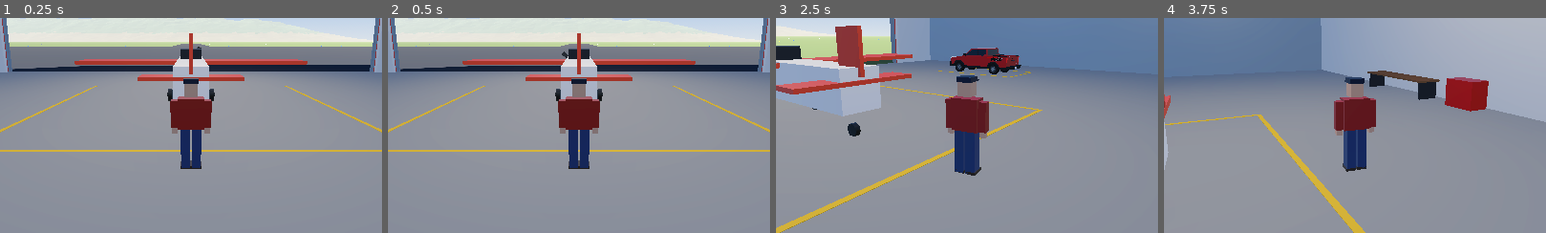
Above: before the commit, frames 1-4 (left to right).
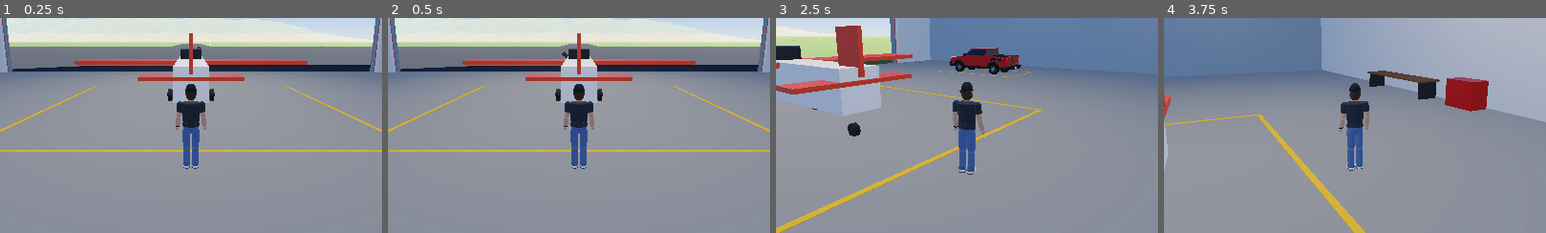
Above: after the commit, the same moments.

Repository: CrowderSoup/joyride
Game: Godot game, scene res://scenes/main.tscn
The game is run twice, just before and just after one commit, with the same random seed, the same clock (stepped at 60 frames per second) and the same inputs.
Inputs (mouse positions are % of the whole screen's width and height, from its top left):
- Up to frame 1 (0.25 s): no input
- Up to frame 2 (0.5 s): no input
- Up to frame 3 (2.5 s): tap Enter at 0.5 s; drag from (90, 18) to (60, 28) at 0.52 s; tap R (reset_vehicle) at 1.25, 2 s; drag from (30, 55) to (45, 70) at 1.27 s; move the mouse to (60, 28) at 2.02 s; hold D (steer_right) from 2.03 s (still down); hold Shift (sprint) from 2.03 s (still down)
- Up to frame 4 (3.75 s): release D (steer_right) at 2.75 s; release Shift (sprint) at 2.75 s; drag from (45, 70) to (20, 35) at 2.77 s; move the mouse to (80, 65) at 3.52 s; hold A (steer_left) from 3.53 s (still down); hold F (interact) from 3.53 s (still down)
The pictures show only the part of the screen within x 25-75%, y 30-80%; the shares and areas given below are measured in that part.

The runs differ from the first frame. In frame 1, 2.9% of the frame differs, in the area x 44-56%, y 28-71%; in frame 2, 2.9%; in frame 3, 3.6%, in the area x 44-56%, y 26-74%; in frame 4, 3.2%.

Commit message:
Rebuild the on-foot character: rounded, jointed, and dressed like a normal dude
- Smooth primitive body with hips, knees, shoulders and elbows instead of boxes.
- Separate walk and run gaits: forward lean, pumping arms, longer strides, bounce;
  camera pulls back a little while running.
- Walk 3.5 -> 4.5 m/s, run 7.5 -> 9 m/s (hold Shift).
- Outfit: charcoal tee, light-wash jeans, white sneakers, backwards snapback,
  sunglasses, beard.

Co-Authored-By: Claude Opus 5.5 <noreply@anthropic.com>

Diff:
--- a/scripts/player/walker.gd
+++ b/scripts/player/walker.gd
@@ -1,13 +1,16 @@
 class_name Walker
 extends CharacterBody3D
 ## You, on foot. Walk up to a vehicle and hop in. Same tank-style controls as driving:
-## W/S forward/back, A/D turn, so the chase camera just works.
+## W/S forward/back, A/D turn, so the chase camera just works. Hold Shift to run.
+## The body is built from smooth primitives with jointed limbs (hips, knees, shoulders,
+## elbows) so walking and running read as different gaits.
 
 const GRAVITY := 25.0
+const HIP_Y := 0.95
 
 var display_name := "On foot"
-var walk_speed := 3.5
-var run_speed := 7.5
+var walk_speed := 4.5
+var run_speed := 9.0
 var turn_rate := 3.2
 var jump_speed := 7.0
 var camera_distance := 6.5
@@ -18,8 +21,14 @@
 var shape := CapsuleShape3D.new()
 var _speed := 0.0
 var _phase := 0.0
-var _legs: Array[Node3D] = []
-var _arms: Array[Node3D] = []
+var _run := 0.0     # 0 = walking gait, 1 = running gait (blended)
+var _hips: Node3D   # bobs; carries the legs and torso
+var _torso: Node3D  # leans into a run
+var _legs: Array[Node3D] = []    # hip joints
+var _knees: Array[Node3D] = []
+var _arms: Array[Node3D] = []    # shoulder joints
+var _elbows: Array[Node3D] = []
+var _mats := {}  # one material per color
 
 
 func _init() -> void:
@@ -30,28 +39,7 @@
 	col.position = Vector3(0, 0.9, 0)
 	add_child(col)
 	add_child(visual)
-
-	var denim := Color(0.2, 0.26, 0.4)
-	var flannel := Color(0.6, 0.15, 0.12)
-	var skin := Color(0.85, 0.66, 0.52)
-	for sx in [-1.0, 1.0]:
-		var hip := Node3D.new()
-		hip.position = Vector3(sx * 0.12, 0.95, 0)
-		visual.add_child(hip)
-		Parts.box(hip, Vector3(0.2, 0.9, 0.24), denim, Vector3(0, -0.45, 0))
-		Parts.box(hip, Vector3(0.22, 0.1, 0.32), Color(0.25, 0.18, 0.12), Vector3(0, -0.9, -0.04))
-		_legs.append(hip)
-		var shoulder := Node3D.new()
-		shoulder.position = Vector3(sx * 0.36, 1.56, 0)
-		visual.add_child(shoulder)
-		Parts.box(shoulder, Vector3(0.16, 0.6, 0.18), flannel, Vector3(0, -0.3, 0))
-		Parts.box(shoulder, Vector3(0.12, 0.12, 0.12), skin, Vector3(0, -0.66, 0))
-		_arms.append(shoulder)
-	Parts.box(visual, Vector3(0.56, 0.66, 0.3), flannel, Vector3(0, 1.28, 0))
-	Parts.box(visual, Vector3(0.28, 0.3, 0.28), skin, Vector3(0, 1.8, 0))
-	# Ball cap, brim forward (-Z).
-	Parts.box(visual, Vector3(0.31, 0.1, 0.31), Color(0.1, 0.12, 0.2), Vector3(0, 1.98, 0))
-	Parts.box(visual, Vector3(0.28, 0.03, 0.16), Color(0.1, 0.12, 0.2), Vector3(0, 1.94, -0.21))
+	_build_body()
 
 
 func get_speed() -> float:
@@ -74,7 +62,7 @@
 	if active:
 		move = Input.get_axis("move_back", "move_forward")
 		turn = Input.get_axis("steer_right", "steer_left")
-		running = Input.is_action_pressed("sprint")
+		running = Input.is_action_pressed("sprint") and move > 0.0
 		if is_on_floor() and Input.is_action_just_pressed("jump"):
 			velocity.y = jump_speed
 
@@ -82,21 +70,168 @@
 	var target := move * (run_speed if running else walk_speed)
 	if move < 0.0:
 		target *= 0.6  # backpedaling is slower
-	_speed = move_toward(_speed, target, 25.0 * delta)
+	_speed = move_toward(_speed, target, 20.0 * delta)
 	var fwd := -global_basis.z
 	velocity.x = fwd.x * _speed
 	velocity.z = fwd.z * _speed
 	if not is_on_floor():
 		velocity.y -= GRAVITY * delta
 	move_and_slide()
-
-	# Swing arms and legs in step with how fast we're going.
+	_animate(delta)
+
+
+func _animate(delta: float) -> void:
 	var pace := absf(_speed)
-	_phase += pace * delta * 2.4
-	var swing := sin(_phase) * clampf(pace / 4.0, 0.0, 1.0) * 0.7
-	if not is_on_floor():
-		swing = 0.4
-	_legs[0].rotation.x = swing
-	_legs[1].rotation.x = -swing
-	_arms[0].rotation.x = -swing * 0.8
-	_arms[1].rotation.x = swing * 0.8
+	var moving := clampf(pace / 2.0, 0.0, 1.0)
+	_run = move_toward(_run, clampf((pace - walk_speed) / (run_speed - walk_speed), 0.0, 1.0), 3.0 * delta)
+	# One full cycle = two steps. Longer strides when running, so cadence doesn't go silly.
+	var stride := lerpf(2.4, 3.6, _run)
+	_phase = fmod(_phase + TAU * _speed / stride * delta, TAU)
+
+	var leg_amp := lerpf(0.45, 0.85, _run) * moving
+	var knee_amp := lerpf(0.6, 1.5, _run) * moving
+	var arm_amp := lerpf(0.35, 0.9, _run) * moving
+	var elbow := lerpf(0.25, 1.4, _run * moving) + 0.1
+	var airborne := not is_on_floor()
+
+	for side in 2:
+		var p := _phase + PI * side
+		var swing := sin(p) * leg_amp
+		# Knee folds while that leg swings forward, straightens as it plants.
+		var fold := maxf(0.0, cos(p)) * knee_amp + 0.05
+		if airborne:
+			swing = 0.5 if side == 0 else -0.2
+			fold = 1.0 if side == 0 else 0.4
+		_legs[side].rotation.x = swing
+		_knees[side].rotation.x = -fold
+		_arms[side].rotation.x = -sin(p) * arm_amp if not airborne else -0.6
+		_arms[side].rotation.z = (0.12 + 0.08 * _run) * (-1.0 if side == 0 else 1.0)  # a bit away from the body
+		_elbows[side].rotation.x = elbow if not airborne else 1.2
+
+	# Bounce twice per cycle, lean into a run, and a little hip sway when walking.
+	var bob := absf(cos(_phase)) * lerpf(0.03, 0.07, _run) * moving
+	_hips.position.y = HIP_Y + bob - 0.04 * moving
+	_hips.rotation.y = sin(_phase) * 0.08 * moving * (1.0 - _run)
+	_torso.rotation.x = lerpf(_torso.rotation.x, -lerpf(0.03, 0.22, _run) * moving, 1.0 - exp(-8.0 * delta))
+	_torso.rotation.y = -sin(_phase) * 0.12 * moving
+	camera_distance = lerpf(6.5, 7.5, _run)
+
+
+# --- Body -----------------------------------------------------------------
+
+func _build_body() -> void:
+	var skin := Color(0.86, 0.66, 0.52)
+	var tee := Color(0.2, 0.21, 0.23)
+	var denim := Color(0.38, 0.47, 0.6)
+	var sneaker := Color(0.92, 0.92, 0.9)
+	var sole := Color(0.22, 0.22, 0.24)
+	var cap := Color(0.1, 0.1, 0.11)
+	var beard := Color(0.3, 0.2, 0.13)
+
+	_hips = _joint(visual, Vector3(0, HIP_Y, 0))
+	_part(_hips, _capsule(0.165, 0.35), denim, Vector3(0, 0.02, 0), Vector3(0, 0, PI / 2), Vector3(1, 1, 0.75))
+
+	for side in [-1.0, 1.0]:
+		var leg := _joint(_hips, Vector3(side * 0.097, 0, 0))
+		_part(leg, _capsule(0.083, 0.5), denim, Vector3(0, -0.22, 0))
+		var knee := _joint(leg, Vector3(0, -0.44, 0))
+		_part(knee, _capsule(0.07, 0.46), denim, Vector3(0, -0.2, 0))
+		# Jeans stack a little over the shoes.
+		_part(knee, _cylinder(0.072, 0.078, 0.08), denim.darkened(0.08), Vector3(0, -0.38, 0))
+		var ankle := _joint(knee, Vector3(0, -0.44, 0))
+		_part(ankle, _capsule(0.058, 0.28), sneaker, Vector3(0, -0.005, -0.06), Vector3(PI / 2, 0, 0), Vector3(1.15, 1, 0.75))
+		_part(ankle, _capsule(0.062, 0.3), sole, Vector3(0, -0.035, -0.06), Vector3(PI / 2, 0, 0), Vector3(1.2, 1, 0.3))
+		_legs.append(leg)
+		_knees.append(knee)
+
+	_torso = _joint(_hips, Vector3(0, 0.1, 0))
+	# Broad shoulders tapering to the waist; flattened front to back.
+	_part(_torso, _cylinder(0.225, 0.17, 0.46), tee, Vector3(0, 0.22, 0), Vector3.ZERO, Vector3(1, 1, 0.64))
+	_part(_torso, _sphere(0.225, 0.2), tee, Vector3(0, 0.44, 0), Vector3.ZERO, Vector3(1.05, 0.5, 0.66))
+	# Loose tee hanging over the jeans.
+	_part(_torso, _cylinder(0.175, 0.185, 0.1), tee, Vector3(0, -0.01, 0), Vector3.ZERO, Vector3(1, 1, 0.74))
+	_part(_torso, _cylinder(0.058, 0.064, 0.1), skin, Vector3(0, 0.55, 0))
+
+	# Head: nose, ears, short beard, sunglasses, snapback on backwards.
+	var head := _joint(_torso, Vector3(0, 0.68, 0))
+	_part(head, _sphere(0.115, 0.26), skin, Vector3.ZERO, Vector3.ZERO, Vector3(1, 1, 1.05))
+	_part(head, _sphere(0.118, 0.236, true), beard, Vector3(0, -0.035, -0.004), Vector3(PI, 0, 0), Vector3(1, 0.62, 1.03))
+	# Hair: a shell nudged back so it covers the back and sides but not the face.
+	_part(head, _sphere(0.116, 0.232), beard, Vector3(0, 0.005, 0.022), Vector3.ZERO, Vector3(1.03, 0.97, 1.0))
+	_part(head, _sphere(0.022, 0.05), skin.darkened(0.05), Vector3(0, -0.005, -0.12))
+	_part(head, _capsule(0.026, 0.14), Color(0.04, 0.04, 0.05), Vector3(0, 0.018, -0.106), Vector3(0, 0, PI / 2), Vector3(1, 1, 0.35))
+	for side in [-1.0, 1.0]:
+		_part(head, _sphere(0.025, 0.055), skin.darkened(0.05), Vector3(side * 0.112, 0, 0.005), Vector3.ZERO, Vector3(0.5, 1, 1))
+		_part(head, _capsule(0.006, 0.11), Color(0.04, 0.04, 0.05), Vector3(side * 0.106, 0.03, -0.05), Vector3(PI / 2, 0, 0))
+	_part(head, _sphere(0.121, 0.24, true), cap, Vector3(0, 0.03, 0.005), Vector3.ZERO, Vector3(1, 0.7, 1.04))
+	_part(head, _cylinder(0.09, 0.09, 0.012), cap, Vector3(0, 0.03, 0.12), Vector3(-0.15, 0, 0), Vector3(1.05, 1, 0.9))
+
+	for side in [-1.0, 1.0]:
+		var arm := _joint(_torso, Vector3(side * 0.235, 0.43, 0))
+		_part(arm, _sphere(0.068, 0.13), tee, Vector3(0, -0.01, 0))
+		_part(arm, _cylinder(0.07, 0.066, 0.18), tee, Vector3(0, -0.08, 0))  # short sleeve
+		_part(arm, _capsule(0.056, 0.32), skin, Vector3(0, -0.15, 0))
+		var elbow := _joint(arm, Vector3(0, -0.29, 0))
+		_part(elbow, _capsule(0.05, 0.3), skin, Vector3(0, -0.12, 0))
+		_part(elbow, _sphere(0.05, 0.11), skin, Vector3(0, -0.3, -0.005), Vector3.ZERO, Vector3(0.75, 1, 1))
+		if side < 0.0:
+			_part(elbow, _cylinder(0.05, 0.05, 0.03), Color(0.08, 0.08, 0.09), Vector3(0, -0.23, 0))  # watch
+		_arms.append(arm)
+		_elbows.append(elbow)
+
+
+static func _joint(parent: Node3D, pos: Vector3) -> Node3D:
+	var j := Node3D.new()
+	j.position = pos
+	parent.add_child(j)
+	return j
+
+
+func _part(parent: Node3D, mesh: PrimitiveMesh, color: Color, pos: Vector3,
+		rot := Vector3.ZERO, scale := Vector3.ONE) -> void:
+	mesh.material = _mat(color)
+	var inst := MeshInstance3D.new()
+	inst.mesh = mesh
+	inst.position = pos
+	inst.rotation = rot
+	inst.scale = scale
+	parent.add_child(inst)
+
+
+func _mat(color: Color) -> StandardMaterial3D:
+	var key := color.to_html()
+	if not _mats.has(key):
+		var mat := StandardMaterial3D.new()
+		mat.albedo_color = color
+		mat.roughness = 0.75
+		_mats[key] = mat
+	return _mats[key]
+
+
+static func _capsule(radius: float, height: float) -> CapsuleMesh:
+	var m := CapsuleMesh.new()
+	m.radius = radius
+	m.height = height
+	m.radial_segments = 16
+	m.rings = 6
+	return m
+
+
+static func _cylinder(top: float, bottom: float, height: float) -> CylinderMesh:
+	var m := CylinderMesh.new()
+	m.top_radius = top
+	m.bottom_radius = bottom
+	m.height = height
+	m.radial_segments = 16
+	m.rings = 1
+	return m
+
+
+static func _sphere(radius: float, height: float, hemisphere := false) -> SphereMesh:
+	var m := SphereMesh.new()
+	m.radius = radius
+	m.height = height
+	m.is_hemisphere = hemisphere
+	m.radial_segments = 16
+	m.rings = 8
+	return m
